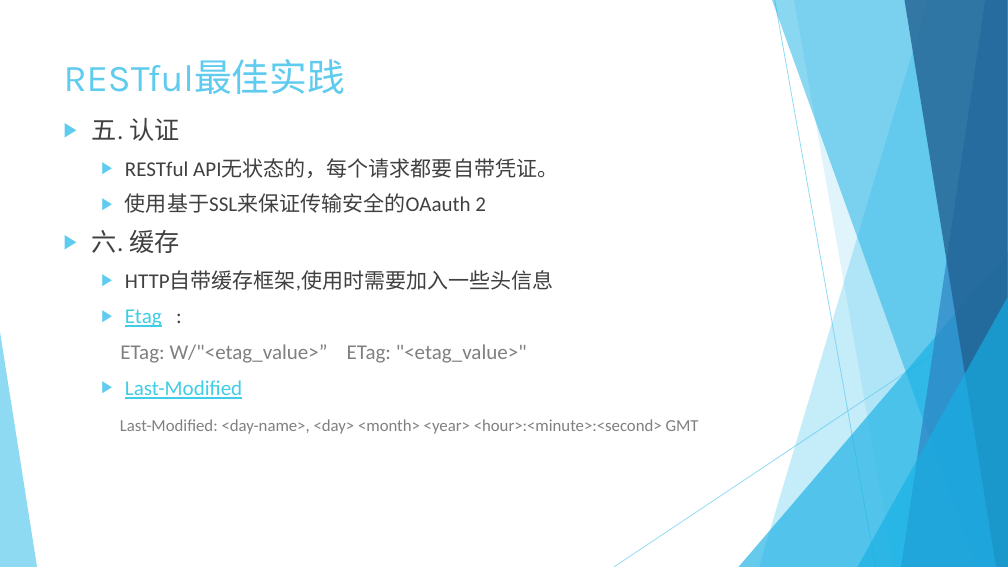
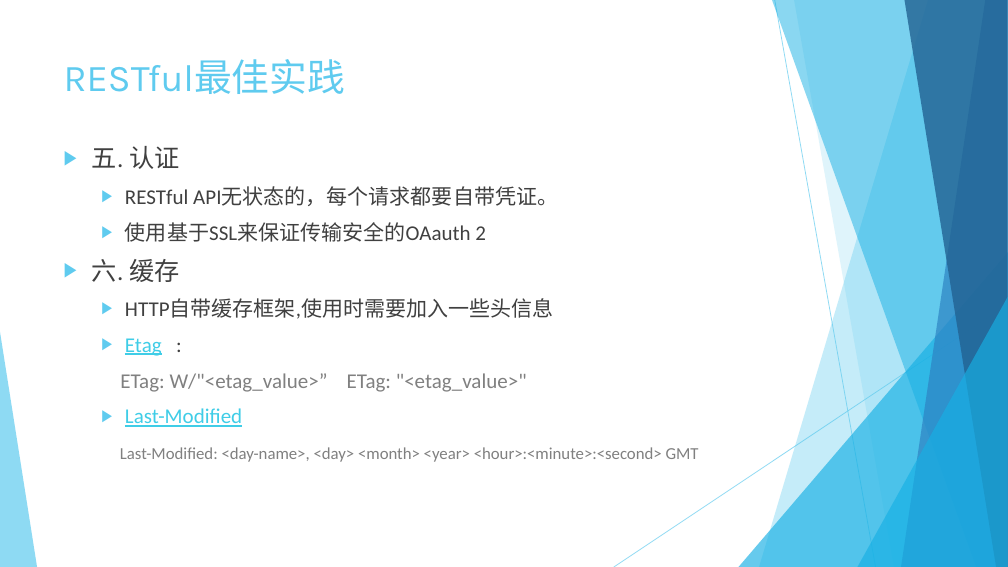
Before and after one commit to Crab2died/micro-boot, a slide deck: slide 14 of rest-api/RESTful.pptx. Drawn at 1008x567 pixels with LibreOffice and Linux fonts; fonts in the diff are those of the drawing. Boxes give left, top, right and bottom in pixels: in the first picture for what was removed or moved away, otherwise in the second. Text is boxed around its words. In the diff, an @@ line names an element or a change of style, - is before the commit and + after.

Commit message:
restful ppt

```diff
--- a/rest-api/RESTful.pptx
+++ b/rest-api/RESTful.pptx
@@ text "五. 认证": place and size @@
-text "五. 认证" at bbox=[92, 118, 699, 434]
+text "五. 认证" at bbox=[92, 146, 699, 462]
```
Also in this commit, not shown: 8 other slides changed.
